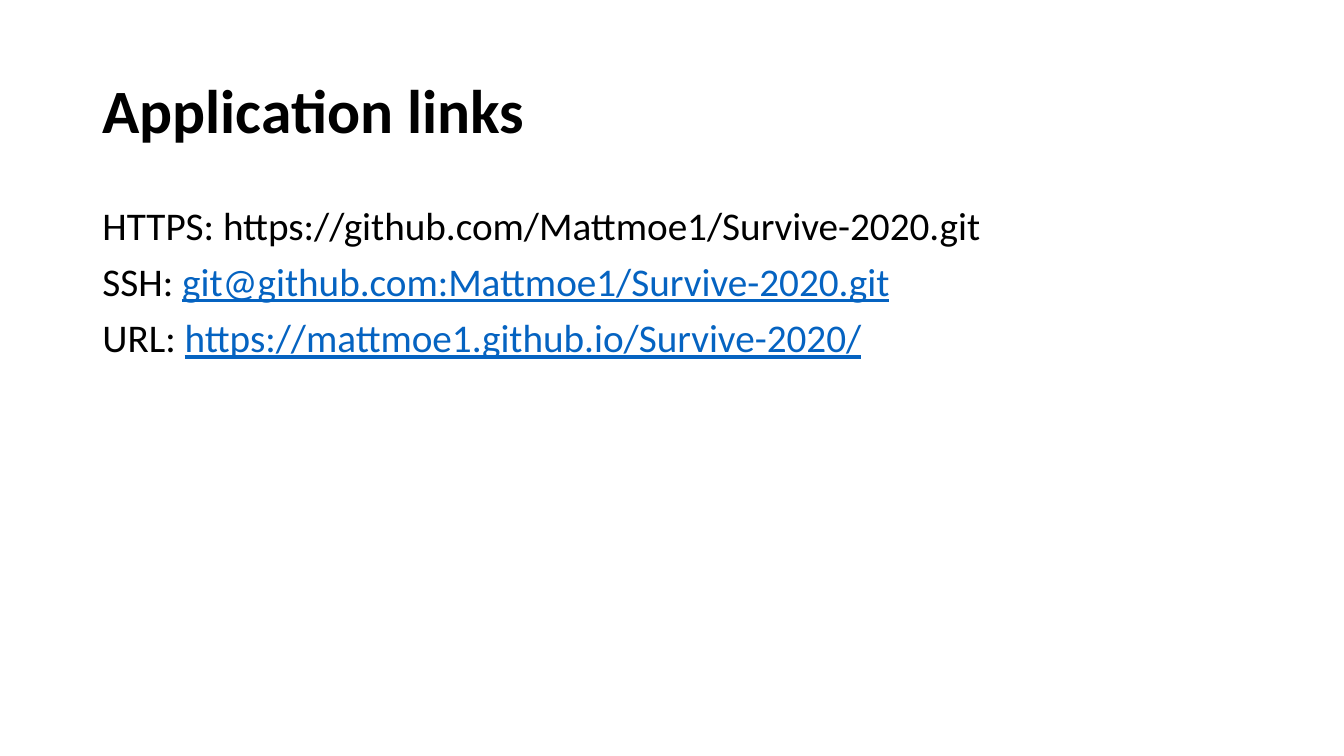
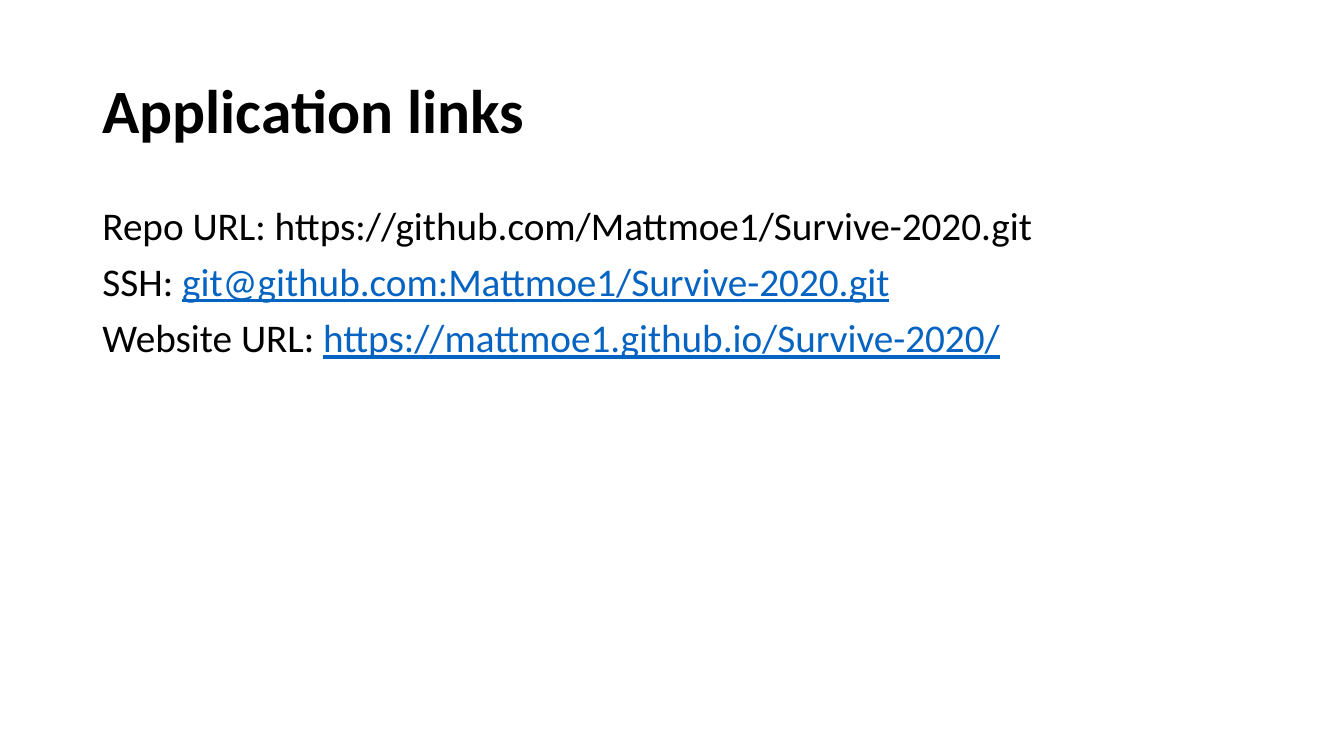
Before and after one commit to Mattmoe1/Survive-2020, a slide deck: slide 7 of project1_presentation.pptx (slide 6 before the commit). Drawn at 1344x756 pixels with LibreOffice and Linux fonts; fonts in the diff are those of the drawing. Boxes give left, top, right and bottom in pixels: in the first picture for what was removed or moved away, otherwise in the second. Text is boxed around its words. In the diff, an @@ line names an element or a change of style, - is before the commit and + after.

```diff
--- a/project1_presentation.pptx
+++ b/project1_presentation.pptx
@@ text at box(102, 212, 1032, 247): text changed @@
-HTTPS: https://github.com/Mattmoe1/Survive-2020.git
+Repo URL: https://github.com/Mattmoe1/Survive-2020.git
@@ text at box(102, 324, 1000, 359): text changed @@
-URL: https://mattmoe1.github.io/Survive-2020/
+Website URL: https://mattmoe1.github.io/Survive-2020/
```
Also in this commit, not shown: 1 other slide changed, 1 slide added.
